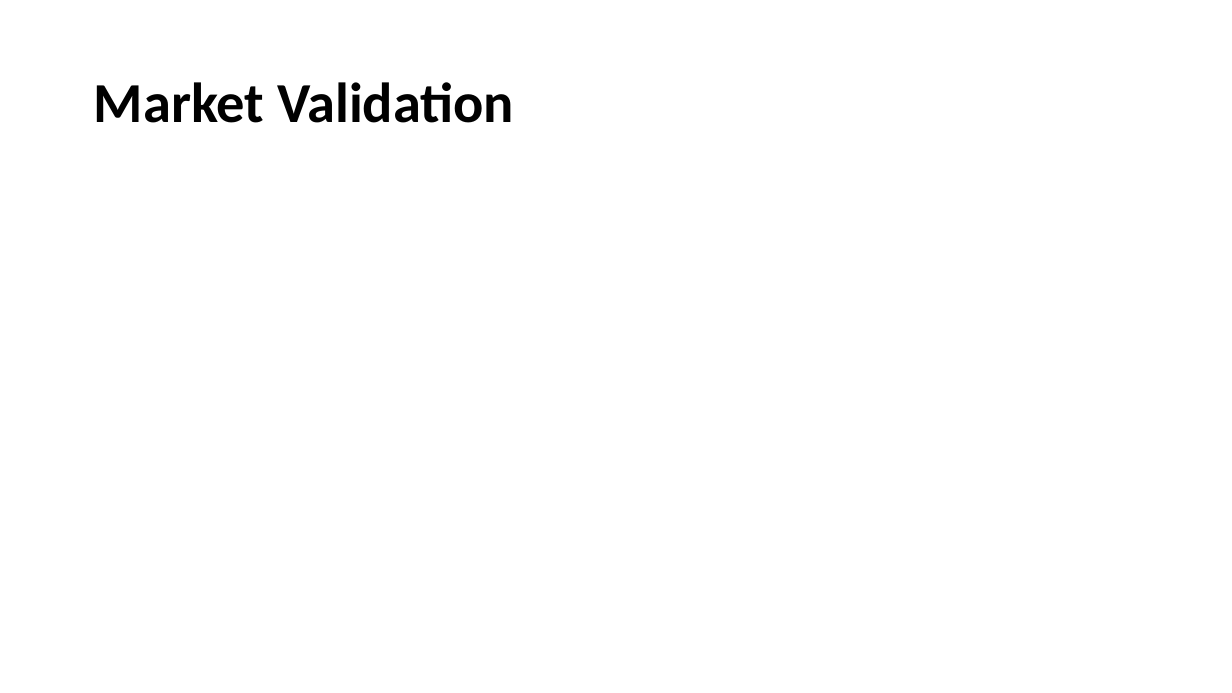
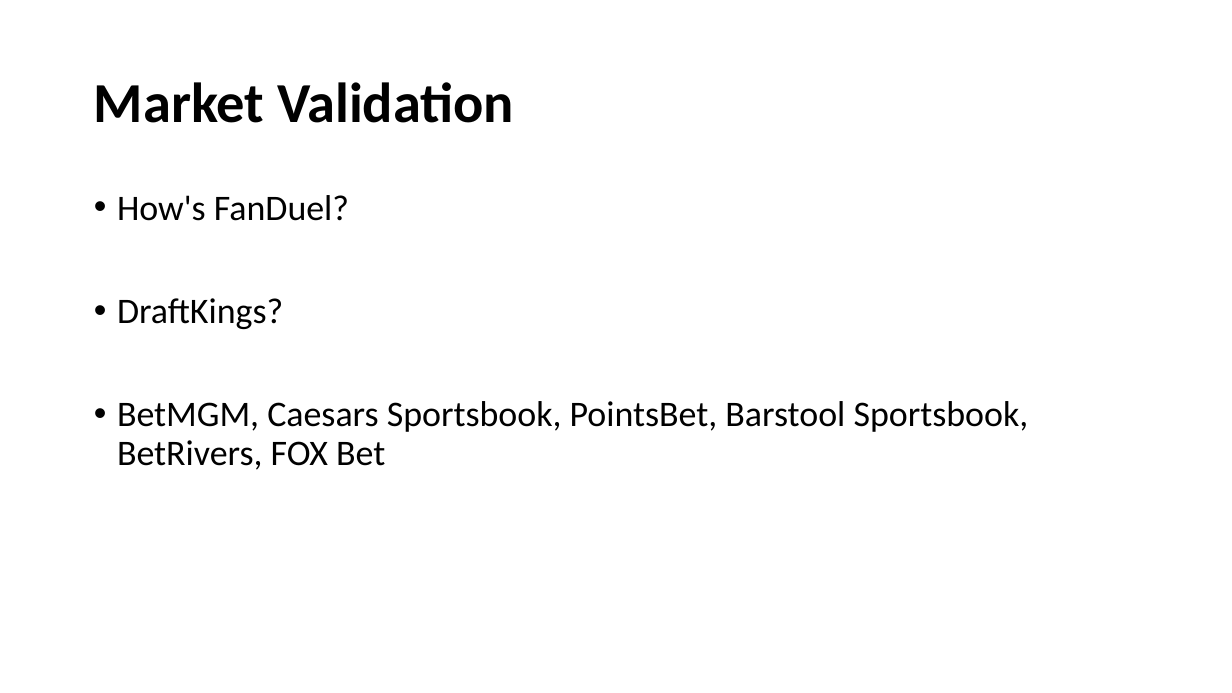
Before and after one commit to geektechniquestudios/ChessWager, a slide deck: slide 6 of brand-assets/pitch-deck/ChessWagerPitchDeck.pptx (slide 5 before the commit). Drawn at 1232x693 pixels with LibreOffice and Linux fonts; fonts in the diff are those of the drawing. Boxes give left, top, right and bottom in pixels: in the first picture for what was removed or moved away, otherwise in the second. Text is boxed around its words. In the diff, an @@ line names an element or a change of style, - is before the commit and + after.

```diff
--- a/brand-assets/pitch-deck/ChessWagerPitchDeck.pptx
+++ b/brand-assets/pitch-deck/ChessWagerPitchDeck.pptx
@@ text added at bbox=[117, 195, 1029, 470], 28 pt, text #000000 @@
+• How's FanDuel?
+• DraftKings?
+• BetMGM, Caesars Sportsbook, PointsBet, Barstool Sportsbook, BetRivers, FOX Bet
```
Also in this commit, not shown: 4 other slides changed, 2 slides added.
